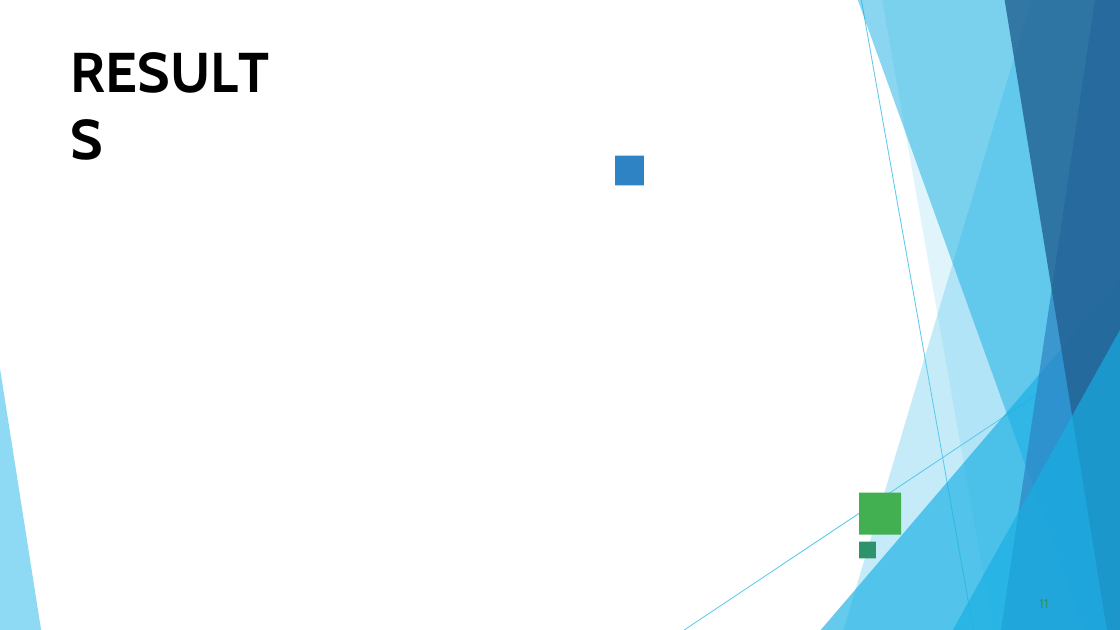
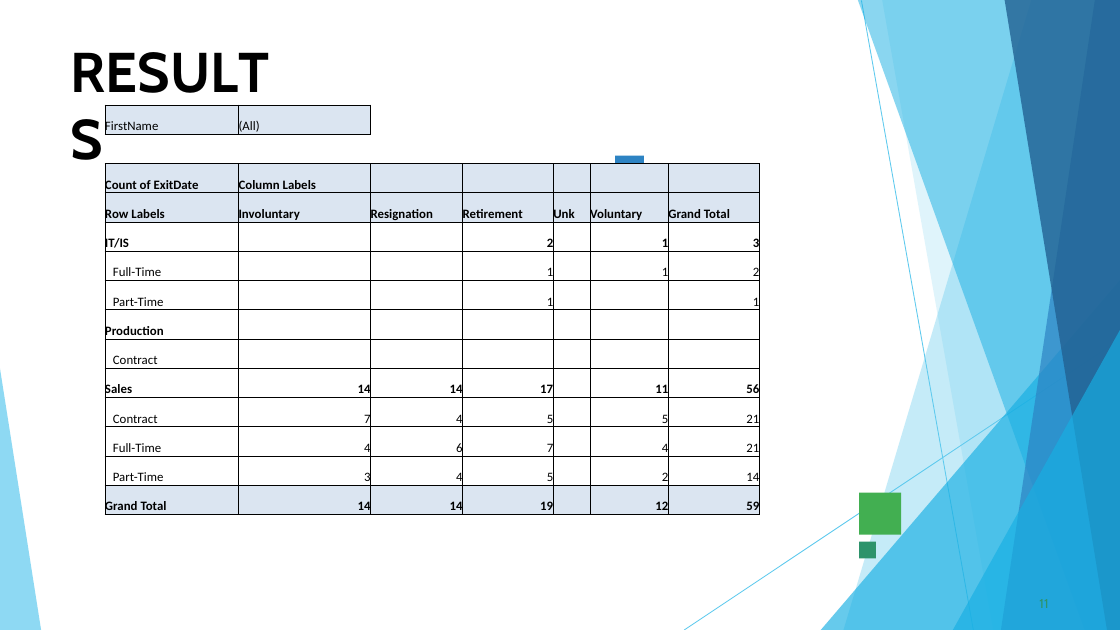
Before and after one commit to Logeshwari312217202/TNDSC-DA, a slide deck: slide 11 of Employee_Data_Analysis_2.pptx. Drawn at 1120x630 pixels with LibreOffice and Linux fonts; fonts in the diff are those of the drawing; background and template pictures are left out. Boxes give left, top, right and bottom in pixels: in the first picture for what was removed or moved away, otherwise in the second. Text is boxed around its words. In the diff, an @@ line names an element or a change of style, - is before the commit and + after.

```diff
--- a/Employee_Data_Analysis_2.pptx
+++ b/Employee_Data_Analysis_2.pptx
@@ table added at [105, 105, 760, 519], 14 rows, 7 columns @@
+FirstName | (All) |  |  |  |  | 
+ |  |  |  |  |  | 
+Count of ExitDate | Column Labels |  |  |  |  | 
+Row Labels | Involuntary | Resignation | Retirement | Unk | Voluntary | Grand Total
+IT/IS |  |  | 2 |  | 1 | 3
+Full-Time |  |  | 1 |  | 1 | 2
+Part-Time |  |  | 1 |  |  | 1
+Production |  |  |  |  |  | 
+Contract |  |  |  |  |  | 
+Sales | 14 | 14 | 17 |  | 11 | 56
+Contract | 7 | 4 | 5 |  | 5 | 21
+Full-Time | 4 | 6 | 7 |  | 4 | 21
+Part-Time | 3 | 4 | 5 |  | 2 | 14
+Grand Total | 14 | 14 | 19 |  | 12 | 59
```
Also in this commit, not shown: 3 other slides changed, 2 slides added, 1 slide removed.
